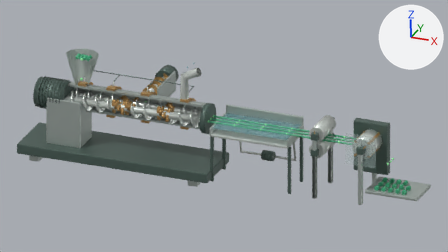
The Blender file assets/equipment/compounding-motion.blend: old version first, new version second.
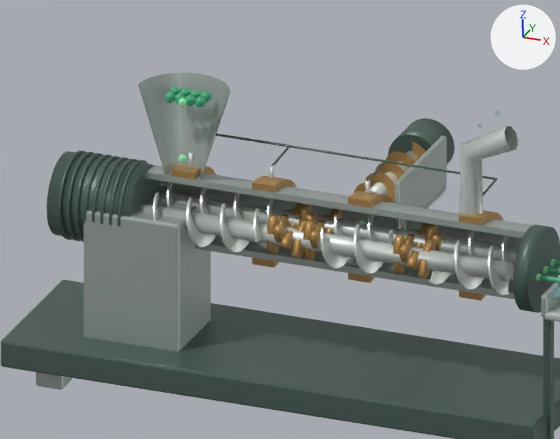
There are two pictures of each version: one from the file's camera 'WholeLineCamera', one close up on the part from 4% to 48% of the width and 9% to 71% of the height. Lighting does not change. The marker at upper right points along +X, +Y and +Z. The older version's two pictures come first. Both versions are drawn at frame 109 of the action 'ScrewAAction'; the numbers are the values there.

The first close-up shows 'BarrelCutaway', 'DriveBed', 'DriveMotor', 'GearboxPedestal', 'HopperCutaway', 'ScreenFlange', 'ScrewA_core', 'ScrewA_flight', 'ScrewB_core', 'SideFeedMotor', 'SideFeederRear', 'VentStack' and 60 more.
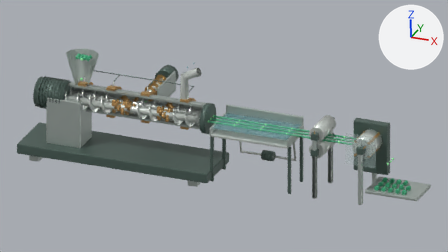
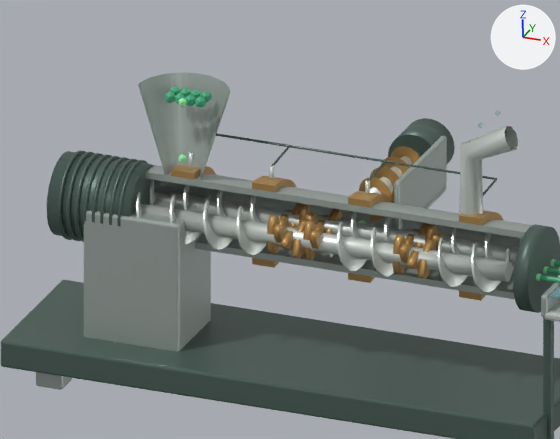
ob_screwa is not drawn itself; it is the parent of ob_screwa_core, ob_screwa_flight, ob_screwa_kneading_disc, ob_screwa_kneading_disc_001, ob_screwa_kneading_disc_002, ob_screwa_kneading_disc_003, ob_screwa_kneading_disc_004, ob_screwa_kneading_disc_005.
ob_screwb is not drawn itself; it is the parent of ob_screwb_core, ob_screwb_flight, ob_screwb_kneading_disc, ob_screwb_kneading_disc_001, ob_screwb_kneading_disc_002, ob_screwb_kneading_disc_003, ob_screwb_kneading_disc_004, ob_screwb_kneading_disc_005.
ob_sidefeedrotor is not drawn itself; it is the parent of ob_sidefeedshaft, ob_sidefeedhelicalflight.

Location of each change, (x1, y1, x2, y2) in pixels of the close-ups (560 x 439 px):
'ScrewA_core', turned
    before: (137, 204, 512, 282)
    after: (141, 204, 512, 282)
'ScrewA_flight', turned
    before: (153, 192, 509, 295)
    after: (136, 192, 511, 292)
'ScrewB_core', turned
    before: (151, 190, 518, 266)
    after: (154, 190, 518, 267)
'ScrewB_flight', turned
    before: (167, 182, 514, 280)
    after: (150, 180, 522, 271)
'SideFeedHelicalFlight', turned
    before: (354, 141, 425, 203)
    after: (359, 146, 420, 221)
'SideFeedShaft', turned
    before: (370, 151, 418, 195)
    after: (370, 152, 421, 194)
'ScrewA_kneading_disc.009', turned
    both: (418, 239, 436, 279)
'ScrewA_kneading_disc.006', turned
    both: (393, 235, 406, 274)
'ScrewA_kneading_disc.004', turned
    both: (303, 221, 316, 260)
'ScrewA_kneading_disc', turned
    both: (267, 215, 280, 254)
'ScrewA_kneading_disc.003', turned
    both: (292, 219, 309, 258)
'ScrewA_kneading_disc.005', turned
    before: (310, 230, 322, 254)
    after: (310, 230, 326, 254)
'ScrewA_kneading_disc.008', turned
    both: (407, 246, 424, 269)
'ScrewA_kneading_disc.002', turned
    both: (281, 226, 298, 249)
'ScrewA_kneading_disc.001', turned
    both: (273, 224, 287, 247)
'ScrewA_kneading_disc.007', turned
    both: (400, 244, 413, 267)
'ScrewB_kneading_disc.005', turned
    both: (325, 209, 342, 234)
'ScrewB_kneading_disc.008', turned
    both: (425, 224, 438, 243)
'ScrewB_kneading_disc.002', turned
    both: (299, 204, 312, 223)
'ScrewB_kneading_disc.009', turned
    both: (432, 233, 445, 251)
'ScrewB_kneading_disc.007', turned
    both: (415, 223, 428, 247)
'ScrewB_kneading_disc.001', turned
    both: (289, 203, 303, 227)
'ScrewB_kneading_disc', turned
    both: (279, 209, 293, 226)
'ScrewB_kneading_disc.004', turned
    before: (315, 215, 330, 231)
    after: (315, 215, 330, 232)
'ScrewB_kneading_disc.006', turned
    both: (405, 229, 419, 246)
'ScrewB_kneading_disc.003', turned
    both: (305, 213, 319, 222)

What the commit changed:
Object 'ScrewA' (ob_screwa) turns from (270, 0, 0) to (-270, 0, 0) degrees about x, y and z.
Object 'ScrewB' (ob_screwb) turns from (270, 0, 0) to (-270, 0, 0) degrees about x, y and z.
Object 'SideFeedRotor' (ob_sidefeedrotor) turns from (0, 270, 0) to (0, -270, 0) degrees about x, y and z.
